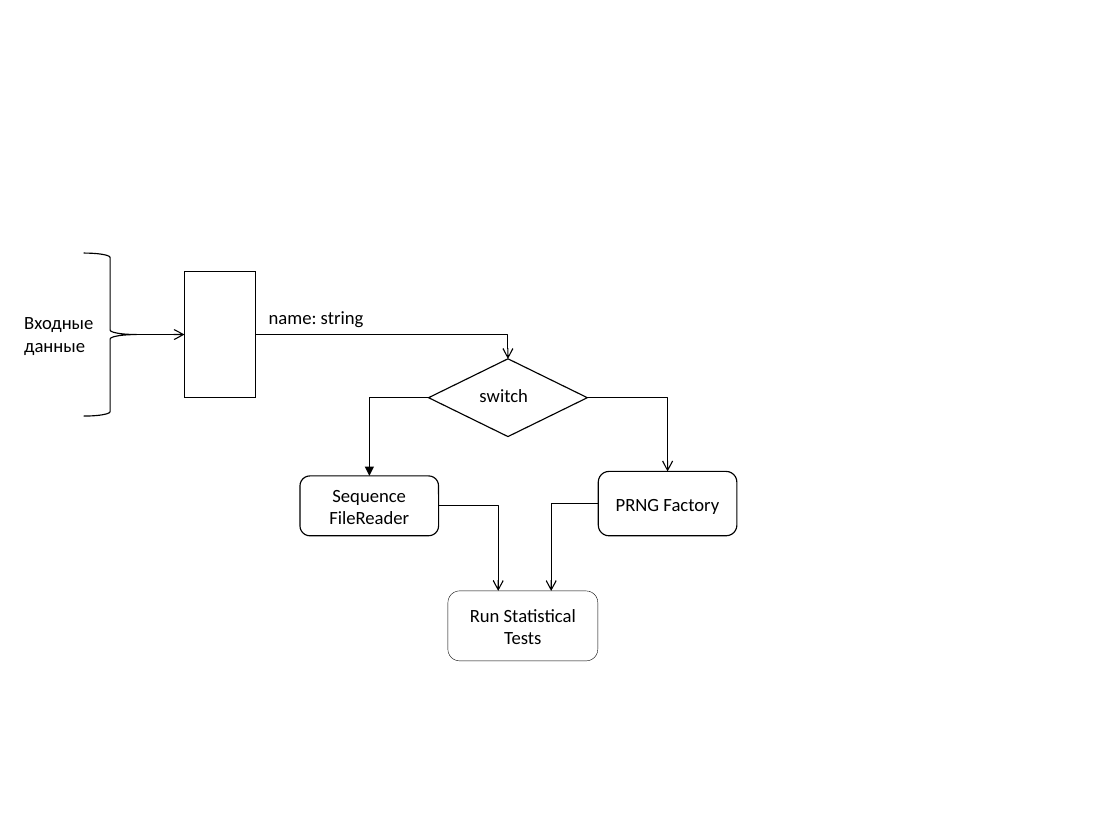
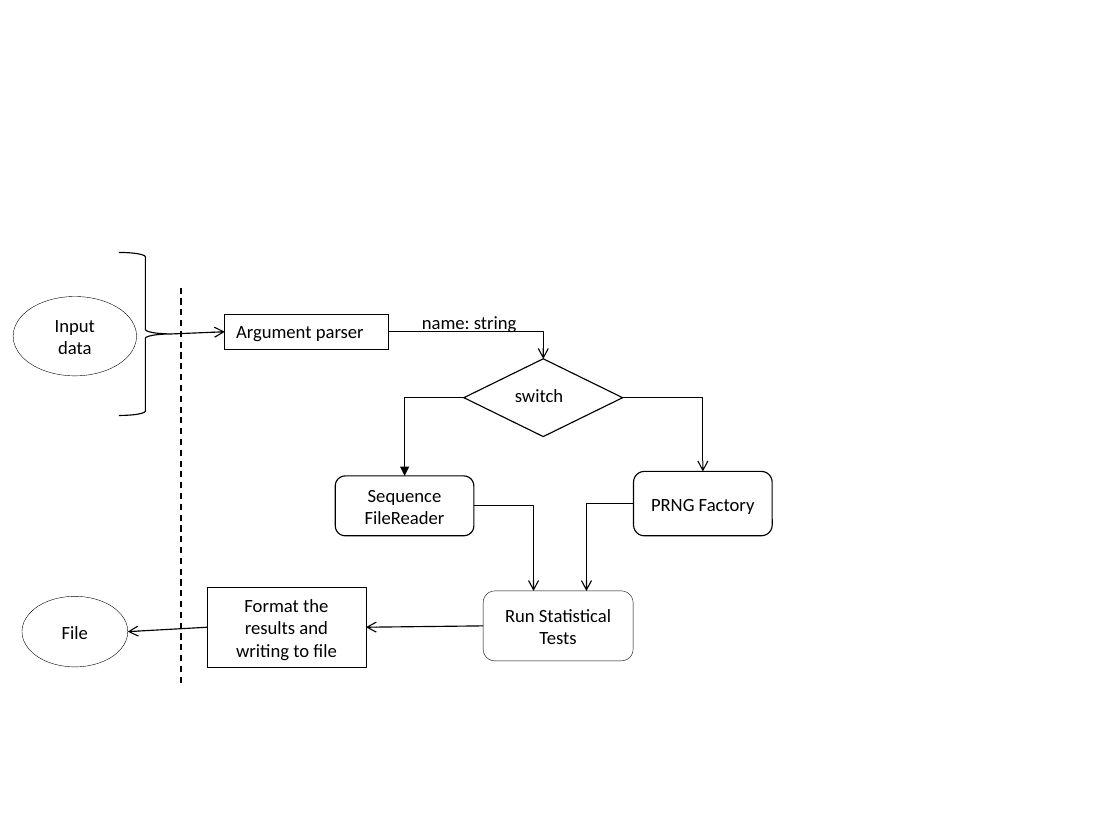
Before and after one commit to lipaboy/RandomSequences, a slide deck: slide 1 of src/Блок схема.pptx. Drawn at 1120x840 pixels with LibreOffice and Linux fonts; fonts in the diff are those of the drawing. Boxes give left, top, right and bottom in pixels: in the first picture for what was removed or moved away, otherwise in the second. Text is boxed around its words. In the diff, an @@ line names an element or a change of style, - is before the commit and + after.

```diff
--- a/src/Блок схема.pptx
+++ b/src/Блок схема.pptx
@@ 4 elbow arrows, 3 rounded rectangles, 1 diamond, 1 right brace: place and size @@
-4 elbow arrows, 3 rounded rectangles, 1 diamond, 1 right brace at [84,253,737,661]
+4 elbow arrows, 3 rounded rectangles, 1 diamond, 1 right brace at [119,252,773,661]
@@ ellipse added at [13,297,137,376], fill #FFFFFF, outline #000000 0.25 pt, 12 pt, text #000000 @@
+Input data
@@ line added from (180, 288) to (180, 684), #000000 1 pt dashed @@
@@ rectangle removed at [185,271,255,398] @@
@@ text removed at [24,317,93,355] @@
-Входные
-данные
@@ rectangle added at [225,315,389,349], fill #FFFFFF, outline #000000 0.75 pt, 12 pt, text #000000 @@
+Argument parser
@@ text "name: string": place and size @@
-text "name: string" at [269,311,364,328]
+text "name: string" at [422,316,517,333]
@@ arrow moved from (137, 335) - (185, 335) to (172, 334) - (225, 332) @@
@@ elbow arrow moved from (255, 335) - (508, 358) to (389, 332) - (543, 358) @@
@@ ellipse added at [22,596,128,666], fill #FFFFFF, outline #000000 0.25 pt, 12 pt, text #000000 @@
+File
@@ rectangle added at [207,588,366,668], fill #FFFFFF, outline #000000 0.25 pt, 12 pt, text #000000 @@
+Format the results and writing to file
@@ arrow added from (207, 627) to (128, 632), #000000 0.75 pt @@
@@ arrow added from (483, 626) to (366, 627), #000000 0.75 pt @@
```
Also in this commit, not shown: 3 other files.
